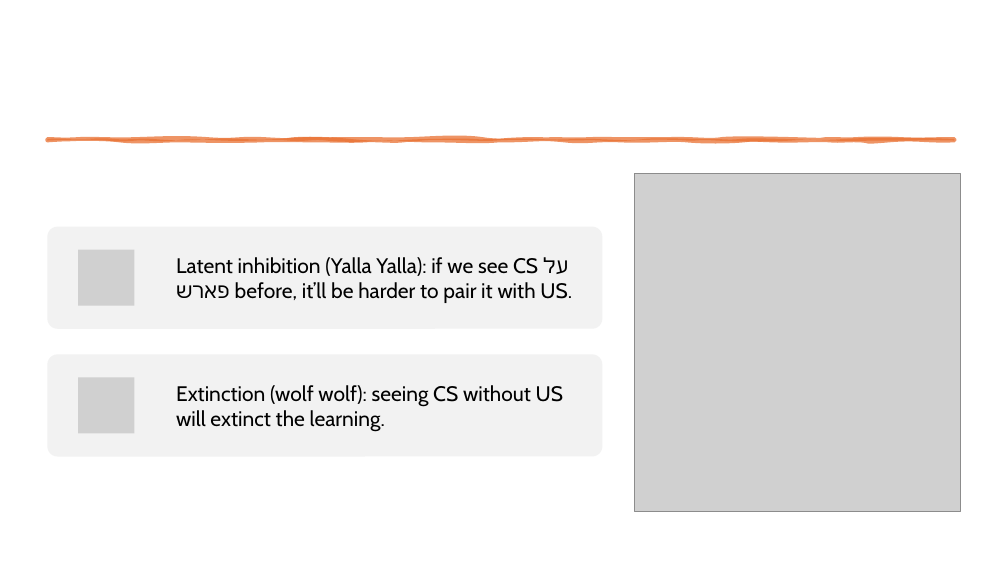
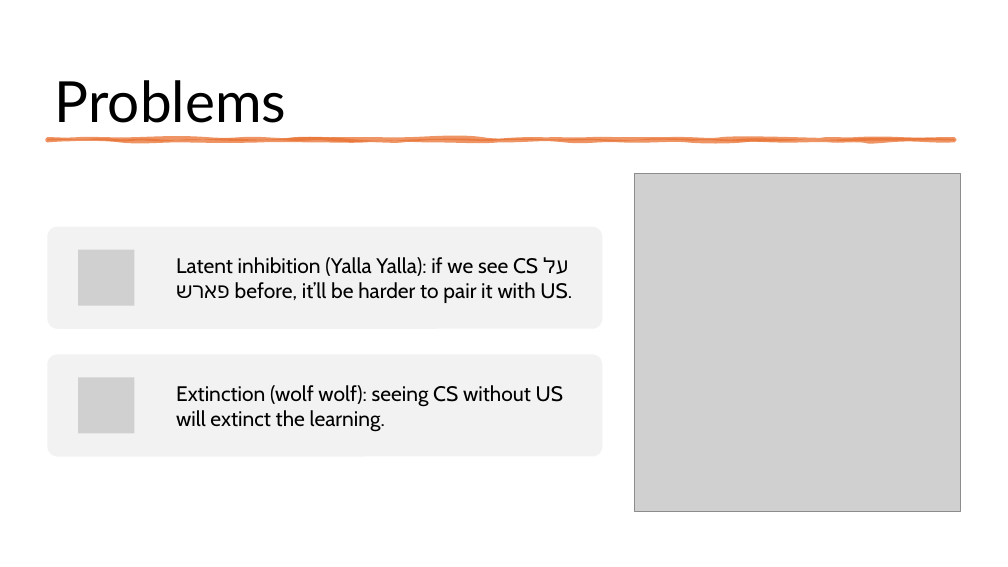
Before and after one commit to shaharEd/CognitionInGRMs, a slide deck: slide 4 of Presentation.pptx (slide 2 before the commit). Drawn at 1008x567 pixels with LibreOffice and Linux fonts; fonts in the diff are those of the drawing; grey boxes stand for pictures. Boxes give left, top, right and bottom in pixels: in the first picture for what was removed or moved away, otherwise in the second. Text is boxed around its words. In the diff, an @@ line names an element or a change of style, - is before the commit and + after.

```diff
--- a/Presentation.pptx
+++ b/Presentation.pptx
@@ title added at (x1=55, y1=80, x2=286, y2=123), 54 pt, text #000000 @@
+Problems
```
Also in this commit, not shown: 5 slides added, 11 other files.
